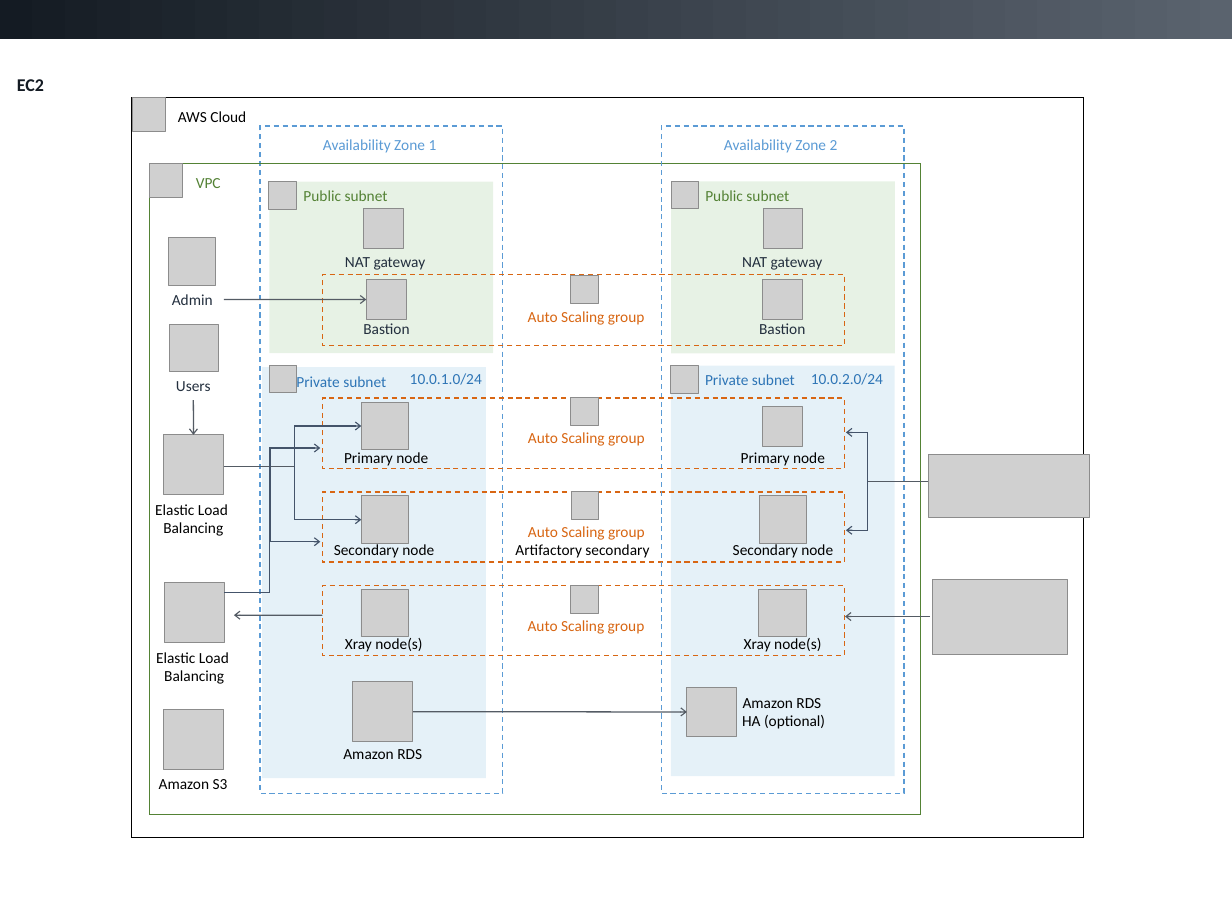
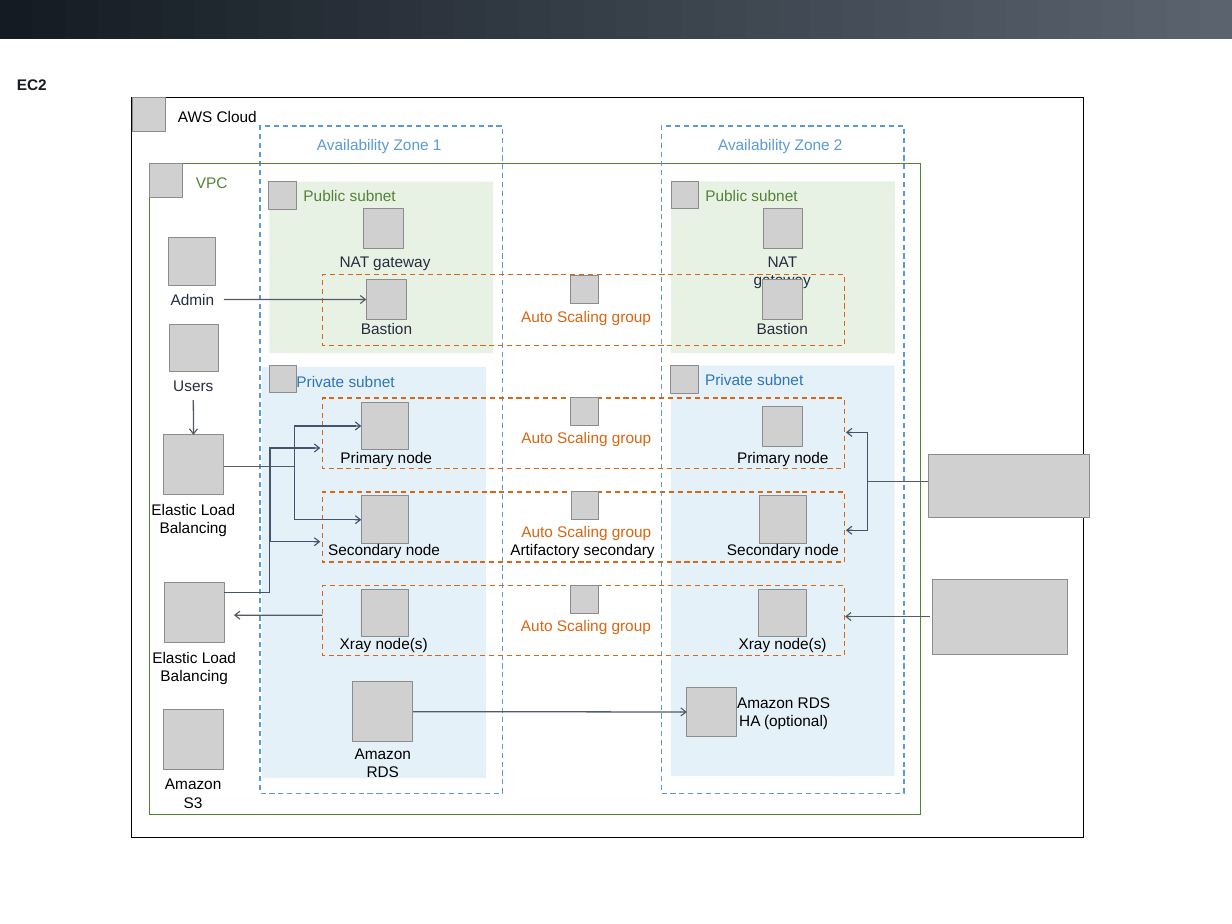
Before and after one commit to aws-quickstart/quickstart-jfrog-artifactory, a slide deck: slide 1 of docs/images/jfrog-architecture-diagrams.pptx. Drawn at 1232x924 pixels with LibreOffice and Linux fonts; fonts in the diff are those of the drawing; grey boxes stand for pictures. Boxes give left, top, right and bottom in pixels: in the first picture for what was removed or moved away, otherwise in the second. Text is boxed around its words. In the diff, an @@ line names an element or a change of style, - is before the commit and + after.

```diff
--- a/docs/images/jfrog-architecture-diagrams.pptx
+++ b/docs/images/jfrog-architecture-diagrams.pptx
@@ text "EC2" at box(17, 79, 47, 90): size 14 to 12 pt, font Calibri to Arial @@
@@ text removed at box(410, 373, 482, 385) @@
-10.0.1.0/24
@@ text removed at box(811, 373, 883, 385) @@
-10.0.2.0/24
@@ font Calibri to Arial in 30 elements at box(671, 366, 895, 776), box(269, 182, 493, 354), box(671, 181, 895, 353), box(262, 367, 486, 778), box(132, 98, 1084, 837), box(261, 126, 504, 793), box(150, 164, 921, 814), box(355, 748, 411, 777), box(340, 452, 432, 466), box(328, 543, 440, 558), box(510, 544, 655, 558), box(662, 126, 905, 793), box(737, 697, 830, 730), box(727, 543, 839, 558), box(361, 323, 412, 334), box(757, 323, 808, 334), box(340, 256, 430, 270), box(151, 504, 235, 536), box(173, 380, 213, 391), box(171, 294, 215, 305), box(737, 452, 828, 466), box(521, 526, 651, 540), box(521, 311, 651, 325), box(521, 432, 651, 446), box(340, 636, 428, 652), box(739, 636, 826, 652), box(521, 620, 651, 634), box(152, 652, 236, 684), box(754, 256, 811, 289), box(165, 778, 221, 808) @@
```
Also in this commit, not shown: 14 other files.
